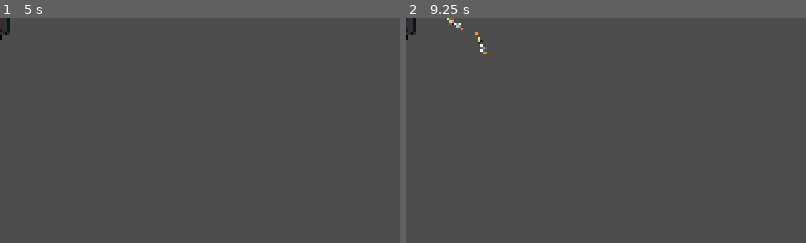
Above: before the commit, frames 1-2 (left to right).
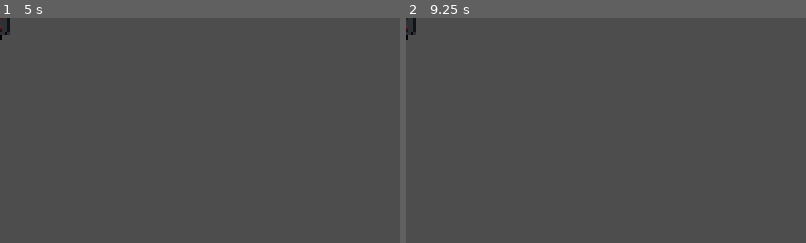
Above: after the commit, the same moments.

Repository: two-sticks-and-a-rock/space-arcade
Game: Godot game, scene res://scenes/player/player_weapons/Missile_Silo/missile_silo.tscn
Same seed, same stepped clock (60 frames per second), same inputs: the game is played once before the commit and once after it. This scene is started directly instead of the project's main scene.
Inputs (mouse positions are % of the whole screen's width and height, from its top left):
- Up to frame 1 (5 s): tap Enter at 0.5, 2, 3.5 s; move the mouse to (72, 45) at 0.52 s; press the mouse at (72, 45) at 0.53 s; hold Right (move_right) 0.53-1.28 s; tap Space (sling_release) at 1.25, 1.35, 2.75, 2.85, 4.25, 4.35 s; move the mouse to (30, 55) at 1.27 s; release the mouse at (30, 55) at 1.28 s; hold Down (move_back) 1.28-2.03 s; move the mouse to (60, 28) at 2.02 s; press the mouse at (60, 28) at 2.03 s; hold Right (move_right) 2.03-2.78 s; move the mouse to (45, 70) at 2.77 s; release the mouse at (45, 70) at 2.78 s; hold Up (move_forward) 2.78-3.53 s; move the mouse to (80, 65) at 3.52 s; press the mouse at (80, 65) at 3.53 s; hold Left (move_left) from 3.53 s (still down); move the mouse to (20, 35) at 4.27 s; release the mouse at (20, 35) at 4.28 s
- Up to frame 2 (9.25 s): move the mouse to (55, 50) at 5.02 s; release Left (move_left) at 5.03 s; press the mouse at (55, 50) at 5.03 s; hold Down (move_back) 5.03-5.78 s; move the mouse to (35, 25) at 5.77 s; release the mouse at (35, 25) at 5.78 s; hold Right (move_right) 5.78-6.53 s; tap Space (sling_release) at 5.85, 7.35, 8.85 s; move the mouse to (72, 45) at 6.52 s; press the mouse at (72, 45) at 6.53 s; hold Up (move_forward) 6.53-7.28 s; move the mouse to (30, 55) at 7.27 s; release the mouse at (30, 55) at 7.28 s; hold Right (move_right) 7.28-8.03 s; move the mouse to (60, 28) at 8.02 s; press the mouse at (60, 28) at 8.03 s; hold Down (move_back) 8.03-8.78 s; move the mouse to (45, 70) at 8.77 s; release the mouse at (45, 70) at 8.78 s; hold Left (move_left) from 8.78 s (still down)
The pictures show only the part of the screen within x 0-50%, y 0-50%; the shares and areas given below are measured in that part.

Frame 1 is identical in both runs. In frame 2, 0.2% of the frame differs, in the area x 0-21%, y 0-16%.

Commit message:
targeting

Diff:
--- a/scenes/enemies/enemy.gd
+++ b/scenes/enemies/enemy.gd
@@ -107,6 +107,16 @@
 		speed_mod = 1.2
 		scale = Vector2(0.8, 0.8)
 
+func mark_enemy():
+	is_marked = true
+	print(is_marked)
+	$Target.visible = true
+
+
+func unmark_enemy():
+	is_marked = false
+	$Target.visible = false
+
 func _physics_process(_delta):
 	if !is_frozen:
 		look_at(player.position)
--- a/scenes/enemies/enemy.tscn
+++ b/scenes/enemies/enemy.tscn
@@ -17,6 +17,7 @@
 [ext_resource type="Texture2D" uid="uid://bg3eovnw3otts" path="res://art/sprites/enemy/enemy_damaged/space_police_128 damage_03.svg" id="11_f6y8w"]
 [ext_resource type="Texture2D" uid="uid://dtkdxxuu8y563" path="res://art/sprites/enemy/enemy_damaged/space_police_128 damage_blue_03.svg" id="12_y2gxb"]
 [ext_resource type="Texture2D" uid="uid://c53gnyk1gt32o" path="res://art/sprites/enemy/enemy_damaged/space_police_128 damage_red_03.svg" id="13_3xxyr"]
+[ext_resource type="PackedScene" uid="uid://2hv84kuvt3gt" path="res://scenes/player/player_weapons/Missile_Silo/missile_target.tscn" id="18_x3klb"]
 
 [sub_resource type="SpriteFrames" id="SpriteFrames_kcn5b"]
 animations = [{
@@ -116,4 +117,15 @@
 explosiveness = 1.0
 process_material = ExtResource("6_nb6gf")
 
+[node name="Target" parent="." unique_id=1788312183 instance=ExtResource("18_x3klb")]
+visible = false
+modulate = Color(1, 1, 1, 0.7372549)
+top_level = true
+scale = Vector2(0.25, 0.25)
+
+[node name="RemoteTransform2D" type="RemoteTransform2D" parent="." unique_id=211688688]
+remote_path = NodePath("../Target")
+update_rotation = false
+update_scale = false
+
 [connection signal="screen_exited" from="VisibleOnScreenNotifier2D" to="." method="_on_screen_exited"]
--- a/scenes/player/player_weapons/Missile_Silo/missile.gd
+++ b/scenes/player/player_weapons/Missile_Silo/missile.gd
@@ -30,17 +30,19 @@
 		var colliding_with = detector.get_collider()
 		if (colliding_with != null):
 			if !(colliding_with.is_marked):
-				colliding_with.is_marked = true
+				colliding_with.mark_enemy()
 				target = colliding_with
 				target_position = target.global_position
 
 func explode():
-		var _explosion = explosion.instantiate()
-		_explosion.position = global_position
-		_explosion.rotation = global_rotation
-		get_parent().add_child(_explosion)
+	var _explosion = explosion.instantiate()
+	_explosion.position = global_position
+	_explosion.rotation = global_rotation
+	get_parent().add_child(_explosion)
 
 func _on_detonation_timer_timeout():
+	if target != null:
+		target.unmark_enemy.call_deferred()
 	explode.call_deferred()
 	Sfx.play("enemy_death")
 	queue_free()
@@ -69,6 +71,8 @@
 func _on_missile_entered(body: Node2D) -> void:
 	if (body.is_in_group("enemy")):
 		body.take_damage(weapon.dmg)
+		if target != null:
+			target.unmark_enemy.call_deferred()
 		explode.call_deferred()
 		Sfx.play("enemy_death")
 		queue_free()
--- a/scenes/player/player_weapons/Missile_Silo/missile_silo.gd
+++ b/scenes/player/player_weapons/Missile_Silo/missile_silo.gd
@@ -22,7 +22,6 @@
 	fire_missiles()
 	silo_sprite.stop()
 	spawn_missiles()
-	silo_sprite.play()
 
 func spawn_missiles() -> void:
 	for i in (num_bullets):
@@ -32,11 +31,13 @@
 
 func fire_missiles() -> void:
 	for child in get_children():
-		if (child is PlayerBullet):
-			child.launch()
-			stagger_missiles_timer.start()
-			await stagger_missiles_timer.timeout
+		if (is_instance_valid(child)):
+			if (child is PlayerBullet):
+				child.launch()
+				stagger_missiles_timer.start()
+				await stagger_missiles_timer.timeout
 
 func _physics_process(_delta):
 	if(!silo_sprite.is_playing() && down_timer.is_stopped()):
 		down_timer.start()
+		silo_sprite.play()
--- /dev/null
+++ b/scenes/player/player_weapons/Missile_Silo/missile_target.tscn
@@ -0,0 +1,6 @@
+[gd_scene format=3 uid="uid://2hv84kuvt3gt"]
+
+[ext_resource type="Script" uid="uid://beyyno24ki1rl" path="res://scenes/player/player_weapons/Missile_Silo/target.gd" id="1_8sqk7"]
+
+[node name="Target" type="Node2D" unique_id=1788312183]
+script = ExtResource("1_8sqk7")
--- /dev/null
+++ b/scenes/player/player_weapons/Missile_Silo/target.gd
@@ -0,0 +1,30 @@
+@tool
+extends Node2D
+
+var bright_red: Color =  Color.hex(0xFF2E4DFF)
+var yellow: Color = Color.hex(0xFFD24AFF)
+func _draw():
+	var radius = 100
+	var width = 30
+
+	var center_width = floor(width / 2.0) as int
+	var length = 150
+	var overlap_center = 60
+
+	var outline_width = width + 20
+	var outline_center_width = floor(outline_width/2.0) as int
+	var outline_overlap_center = overlap_center + 10
+	var outline_length = length + 20
+
+	draw_rect(Rect2(Vector2(-outline_center_width, radius-outline_overlap_center), Vector2(outline_width, outline_length)), bright_red, true) # up
+	draw_rect(Rect2(Vector2(-outline_center_width, -radius+outline_overlap_center), Vector2(outline_width, -outline_length)), bright_red, true) # down
+	draw_rect(Rect2(Vector2(-radius+outline_overlap_center, -outline_center_width), Vector2(-outline_length, outline_width)), bright_red, true) # right
+	draw_rect(Rect2(Vector2(radius-outline_overlap_center, -outline_center_width), Vector2(outline_length, outline_width)), bright_red, true) # left
+
+	draw_arc(Vector2(0,0), 100, 0, PI*2, radius, bright_red, outline_width)
+	draw_arc(Vector2(0,0), 100, 0, PI*2, radius, yellow, width)
+
+	draw_rect(Rect2(Vector2(-center_width, radius-overlap_center), Vector2(width, length)), yellow, true) # up
+	draw_rect(Rect2(Vector2(-center_width, -radius+overlap_center), Vector2(width, -length)), yellow, true) # down
+	draw_rect(Rect2(Vector2(-radius+overlap_center, -center_width), Vector2(-length, width)), yellow, true) # right
+	draw_rect(Rect2(Vector2(radius-overlap_center, -center_width), Vector2(length, width)), yellow, true) # left
Not shown, added: scenes/player/player_weapons/Missile_Silo/target.gd.uid
